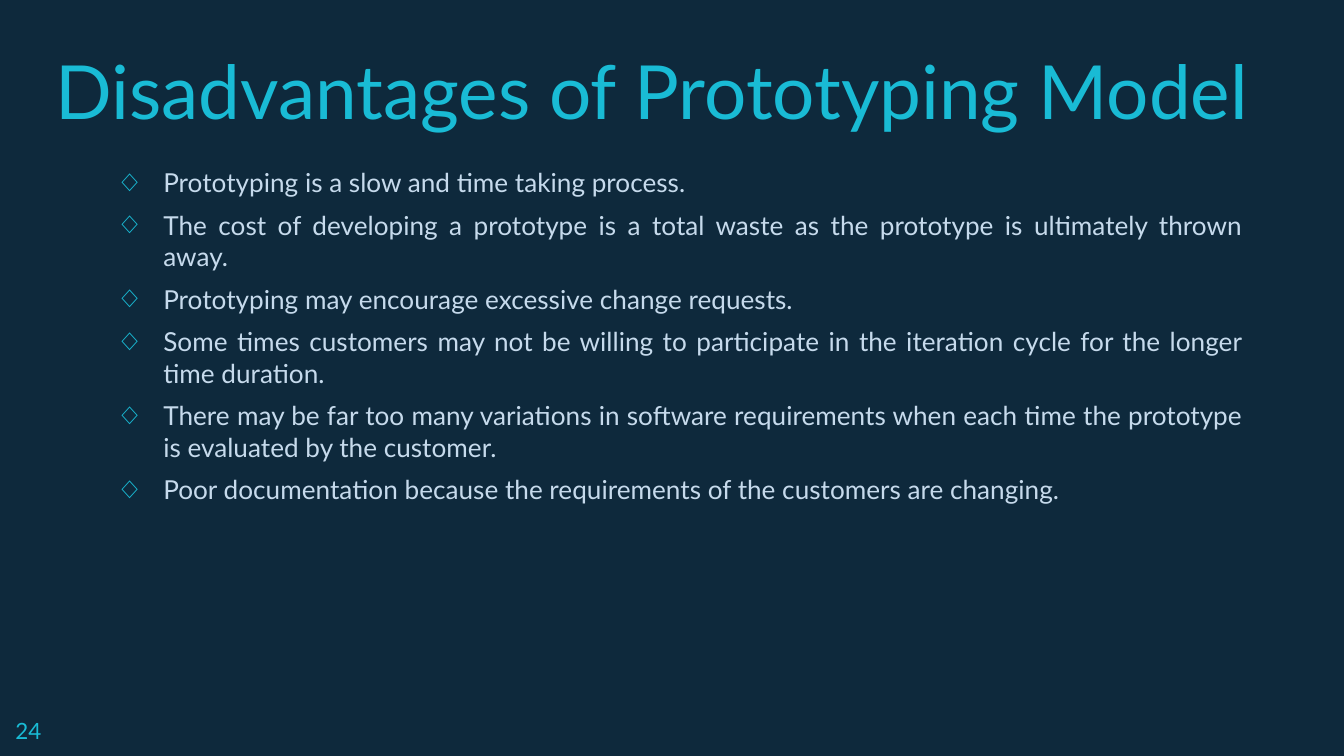
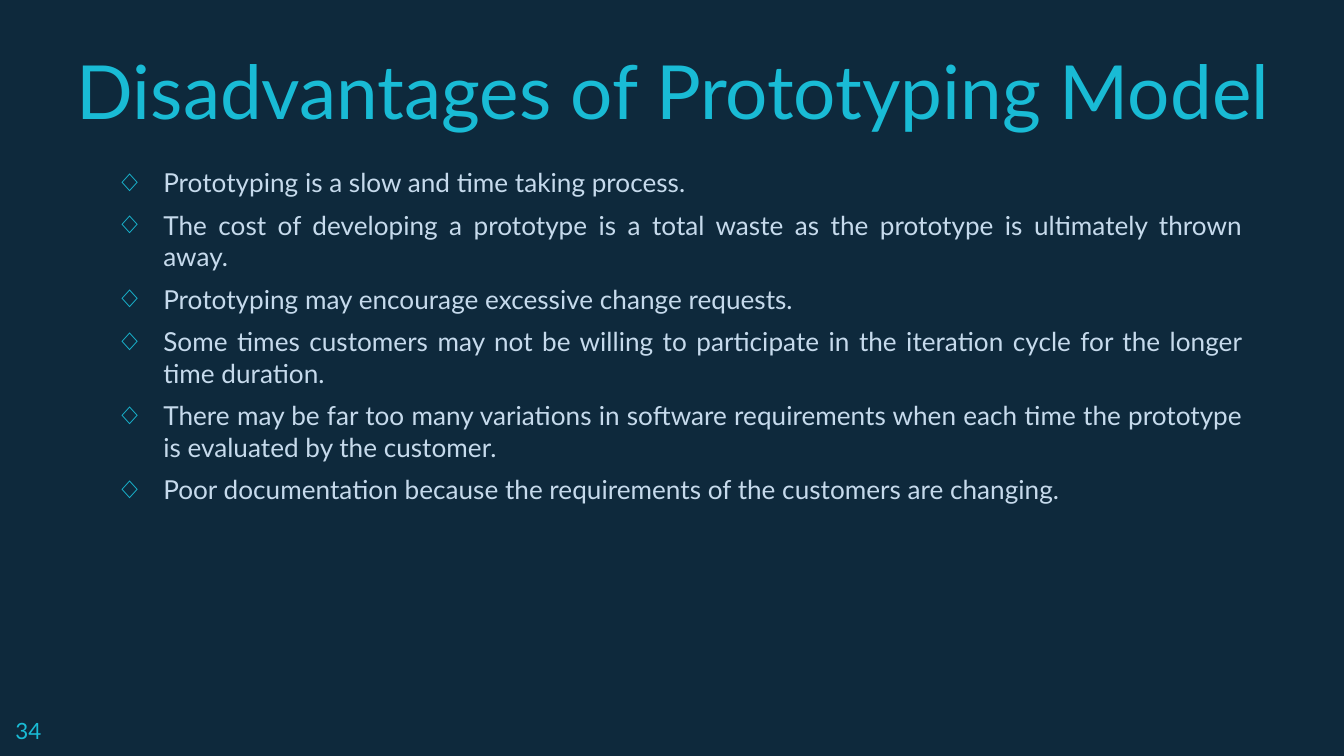
Before and after one commit to Andipstha/SAD-presentation, a slide deck: slide 34 of sad.pptx (slide 24 before the commit). Drawn at 1344x756 pixels with LibreOffice and Linux fonts; fonts in the diff are those of the drawing. Boxes give left, top, right and bottom in pixels: in the first picture for what was removed or moved away, otherwise in the second. Text is boxed around its words. In the diff, an @@ line names an element or a change of style, - is before the commit and + after.

```diff
--- a/sad.pptx
+++ b/sad.pptx
@@ title "Disadvantages of Prototyping Model": place and size @@
-title "Disadvantages of Prototyping Model" at <box>56,64,1248,132</box>
+title "Disadvantages of Prototyping Model" at <box>77,64,1269,132</box>
@@ title "Disadvantages of Prototyping Model" at <box>77,64,1269,132</box>: alignment left to centre @@
@@ page number at <box>15,723,41,739</box>: text changed @@
-24
+34
```
Also in this commit, not shown: 26 other slides changed, 10 slides added, 4 slides removed, 1 other file.
